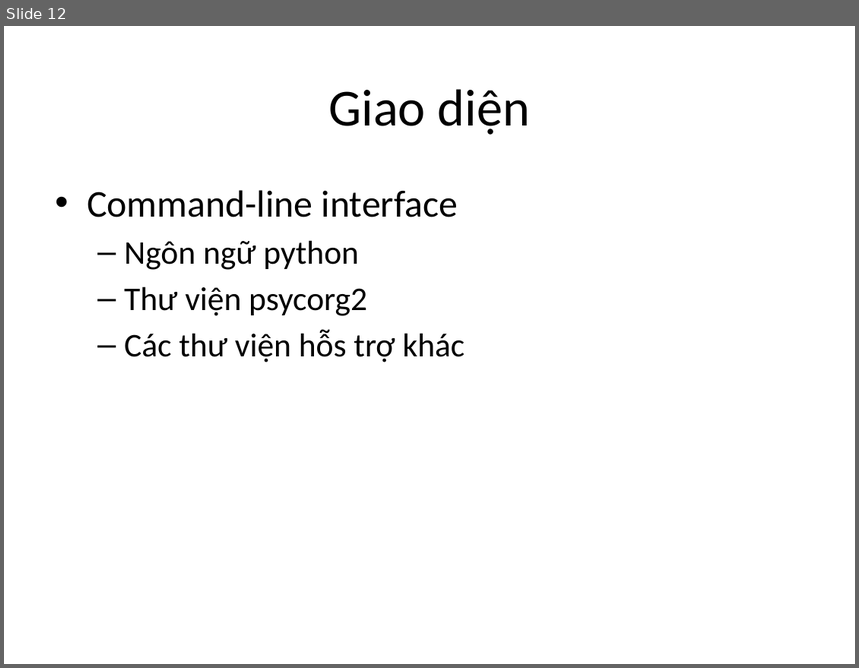
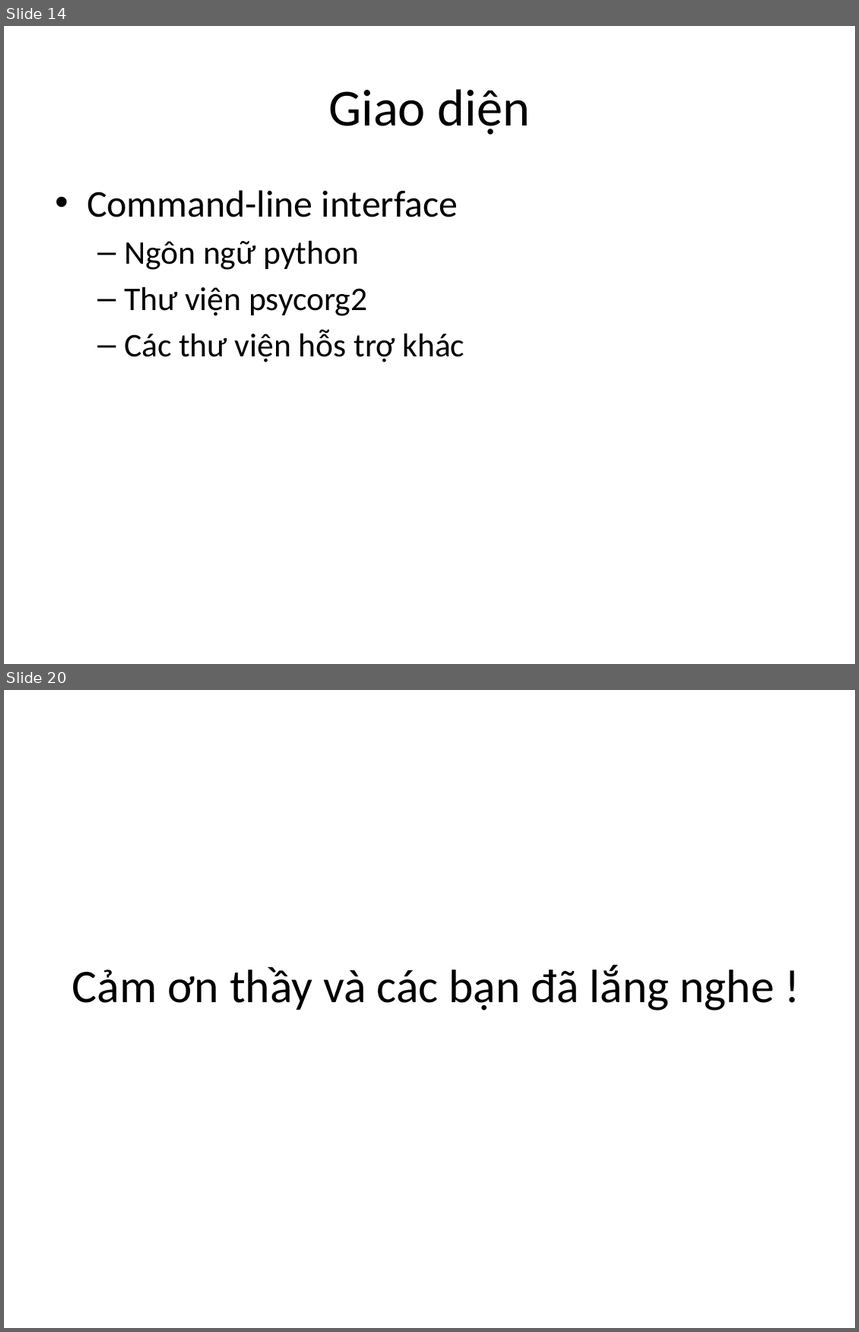
Before and after one commit to manhnd52/HustParkingLot, a slide deck: readme/slide.pptx. Shown one above the other, each under a label of ours: slide 12 before the commit, slides 14 and 20 after it; the slides between them are not shown. The pictures are 859x668 and 859x1332 pixels, drawn with LibreOffice and Linux fonts; fonts in the diff are those of the drawing. Boxes give left, top, right and bottom in pixels: in the first picture for what was removed or moved away, otherwise in the second. Text is boxed around its words. In the diff, an @@ line names an element or a change of style, - is before the commit and + after.

```diff
--- a/readme/slide.pptx
+++ b/readme/slide.pptx
@@ slide 20 added at <box>4,690,855,1328</box>, background #FFFFFF @@
@@ title added at <box>72,964,775,1011</box>, 39.6 pt, text #000000 @@
+Cảm ơn thầy và các bạn đã lắng nghe !
@@ what was slide 12 is now slide 14 @@
```
Also in this commit, not shown: 1 slide changed, 7 other slides added, 2 other files.
